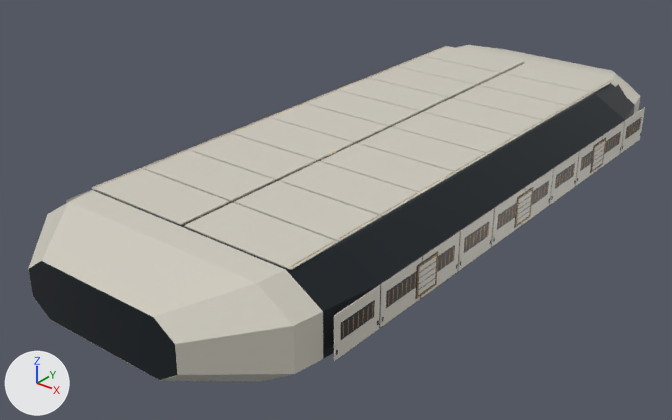
The FBX model Art/Source/Aurelion/CarrierKit/SM_Aurelion_KIT_CarrierHull.fbx as it was, and as the next commit left it.
The view is the same before and after, from a 50 mm camera at (71.9, -102.2, 53.3) aimed at (-4.1, -7.2, -5.6). Arrows for +X, +Y and +Z are at lower left; the lights stay in place. The older version comes first.

Names of what the first picture shows: 'SM_Aurelion_KIT_CarrierHull'.
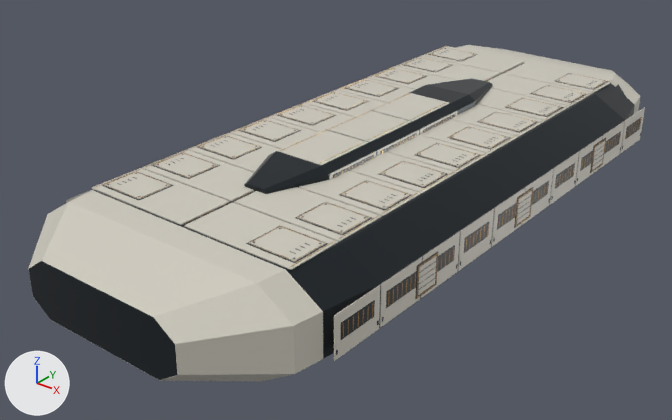
What differs and where, as boxes (x1, y1, x2, y2) in the pictures (672 x 420 px):
part 1 of me_carrier_pressure_body, added
    after: (102, 171, 174, 200)
part 2 of me_carrier_pressure_body, added
    after: (104, 172, 171, 199)
part 3 of me_carrier_pressure_body, added
    after: (246, 226, 328, 263)
part 4 of me_carrier_pressure_body, added
    after: (249, 227, 326, 262)
part 5 of me_carrier_pressure_body, added
    after: (151, 153, 220, 179)
part 6 of me_carrier_pressure_body, added
    after: (154, 153, 218, 178)
part 7 of me_carrier_pressure_body, added
    after: (156, 48, 608, 235)

Edits to the bpy script that builds the scene:
```text
Change me_carrier_pressure_body:
    used by ob_sm_aurelion_kit_carrierhull; location = (0.0, 0.0, 0.0)
    remove me_carrier_pressure_body.from_pydata(...)  # 36352 vertices, 37102 faces; spans x -22.0..22.0, y -52.5..52.5, z -6.2..6.2
    add me_carrier_pressure_body.from_pydata(...)  # 72416 vertices, 73914 faces; spans x -22.0..22.0, y -52.5..52.5, z -6.2..7.8
    me_carrier_pressure_body part 1: the loose piece of 96 vertices spanning x -16.1..-0.2, y -39.9..-32.1, z 6.0..6.1 is copied, and the copy is scaled about its middle by (0.434, 0.708, 0.286), then moved by (-4.0, 0.0, 0.1), in mat_m_aurelion_channelshadow (dark grey #242c31); it spans x -15.6..-8.8, y -38.8..-33.2, z 6.1..6.2
    me_carrier_pressure_body part 2: the loose piece of 96 vertices spanning x -16.1..-0.2, y -39.9..-32.1, z 6.0..6.1 is copied, and the copy is scaled about its middle by (0.412, 0.663, 0.429), then moved by (-4.0, 0.0, 0.1); it spans x -15.5..-8.9, y -38.6..-33.4, z 6.2
    me_carrier_pressure_body part 3: the loose piece of 96 vertices spanning x 0.2..16.1, y -39.9..-32.1, z 6.0..6.1 is copied, and the copy is scaled about its middle by (0.434, 0.708, 0.286), then moved by (4.0, 0.0, 0.1), in mat_m_aurelion_channelshadow (dark grey #242c31); it spans x 8.8..15.6, y -38.8..-33.2, z 6.1..6.2
    me_carrier_pressure_body part 4: the loose piece of 96 vertices spanning x 0.2..16.1, y -39.9..-32.1, z 6.0..6.1 is copied, and the copy is scaled about its middle by (0.412, 0.663, 0.429), then moved by (4.0, 0.0, 0.1); it spans x 8.9..15.5, y -38.6..-33.4, z 6.2
    me_carrier_pressure_body part 5: the loose piece of 96 vertices spanning x -16.1..-0.2, y -31.9..-24.1, z 6.0..6.1 is copied, and the copy is scaled about its middle by (0.434, 0.708, 0.286), then moved by (-4.0, 0.0, 0.1), in mat_m_aurelion_channelshadow (dark grey #242c31); it spans x -15.6..-8.8, y -30.8..-25.2, z 6.1..6.2
    me_carrier_pressure_body part 6: the loose piece of 96 vertices spanning x -16.1..-0.2, y -31.9..-24.1, z 6.0..6.1 is copied, and the copy is scaled about its middle by (0.412, 0.663, 0.429), then moved by (-4.0, 0.0, 0.1); it spans x -15.5..-8.9, y -30.6..-25.4, z 6.2
    me_carrier_pressure_body part 7: 33184 vertices added at x -15.6..15.6, y -30.8..38.8, z 4.7..7.8
    other edits to the shape of me_carrier_pressure_body do not show in these pictures
```
